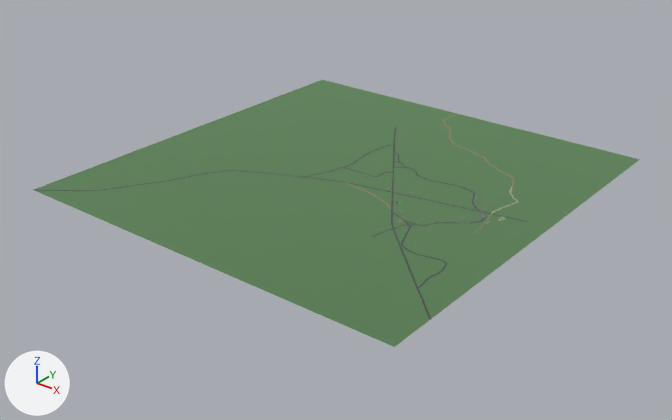
The glTF model public/maps/juliette-ga.glb: old version first, new version second.
The view is the same before and after, from a 50 mm camera at (5770.0, -9065.0, 4828.0) aimed at (-976.0, -633.0, -400.0). The lights are fixed; the arrows at lower left show +X, +Y and +Z. The older version comes first. Vertices at exactly the same position are counted once.

Names of what the first picture shows: 'roads-dirt_road', 'roads-tarmac', 'terrain' and 2 more.
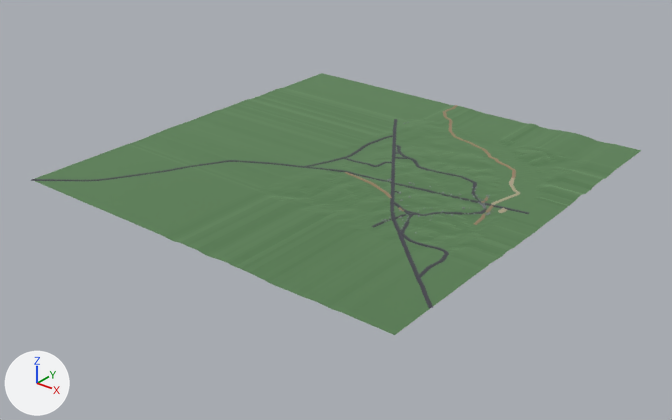
Boxes (x1, y1, x2, y2) around the edits, measured in the pictures (672 x 420 px; the box of a moved part takes in the faces that stretch with it):
'terrain', reshaped: before (34, 80, 640, 347); after (35, 73, 641, 335)
'roads-tarmac', reshaped: before (42, 127, 528, 320); after (31, 119, 529, 308)
'roads-dirt_road', reshaped: before (346, 113, 514, 233); after (345, 105, 516, 225)
part 1 of me_roads_tarmac, rebuilt: before (42, 127, 505, 320); after (31, 119, 507, 308)
part 2 of me_roads_tarmac, added: after (507, 208, 529, 214)
part 3 of me_roads_dirt_road, moved or reshaped: before (443, 113, 514, 186); after (443, 105, 516, 178)
part 4 of me_roads_dirt_road, moved or reshaped: before (346, 182, 403, 228); after (345, 172, 404, 217)
part 5 of me_roads_dirt_road, built on: before (474, 206, 492, 233); after (474, 197, 493, 225)

The change in detail:
me_roads_tarmac is used by ob_roads_tarmac; location (0.0, 0.0, 0.0).
me_roads_tarmac had 1546 vertices, 2146 faces and spanned x -3765.0..1751.0, y -3190.0..1417.0, z 0.0.
me_roads_tarmac now has 4222 vertices, 6160 faces and spans x -3772.0..1761.0, y -3202.0..1425.0, z 108.0..154.0.
me_roads_tarmac part 1: the loose piece of 1530 vertices spanning x -3765.0..1751.0, y -3190.0..1417.0, z 0.0 is rebuilt with 4166 vertices and now spans x -3772.0..1761.0, y -3202.0..1425.0, z 108.0..154.0.
me_roads_tarmac part 2: a new loose piece of 56 vertices spanning x 1211.0..1478.0, y -205.0..-110.0, z 108.0..116.0, in mat_surface_tarmac (grey #72727c).
Other edits to the shape of me_roads_tarmac do not show in these pictures.
me_roads_dirt_road is used by ob_roads_dirt_road; location (0.0, 0.0, 0.0).
me_roads_dirt_road had 590 vertices, 840 faces and spanned x -1149.0..1137.0, y -1207.0..2476.0, z 0.0.
me_roads_dirt_road now has 1094 vertices, 1596 faces and spans x -1163.0..1151.0, y -1214.0..2479.0, z 105.0..149.0.
me_roads_dirt_road part 3: 344 vertices removed from x -1149.0..848.0, y 633.0..2476.0, z 0.0; 644 vertices added at x -1163.0..861.0, y 628.0..2479.0, z 109.0..131.0.
me_roads_dirt_road part 4: 174 vertices removed from x -866.0..398.0, y -1207.0..-565.0, z 0.0; 290 vertices added at x -877.0..403.0, y -1214.0..-556.0, z 131.0..149.0.
me_roads_dirt_road part 5: 72 vertices removed from x 876.0..1137.0, y -770.0..-63.0, z 0.0; 160 vertices added at x 874.0..1151.0, y -771.0..-62.0, z 105.0..129.0.
me_terrain is used by ob_terrain; location (0.0, 0.0, 0.0).
me_terrain had 16641 vertices, 32768 faces and spanned x -3760.0..1745.0, y -3183.0..2474.0, z -2.0..2.0.
me_terrain now has 16641 vertices, 32768 faces and spans x -3760.0..1745.0, y -3183.0..2474.0, z 102.0..154.0.
me_terrain part 6: 16641 of 16641 vertices moved; they spanned x -3760.0..1745.0, y -3183.0..2474.0, z -2.0..2.0 and now span x -3760.0..1745.0, y -3183.0..2474.0, z 102.0..154.0; mean shift (0.0, 0.0, 127.0).
